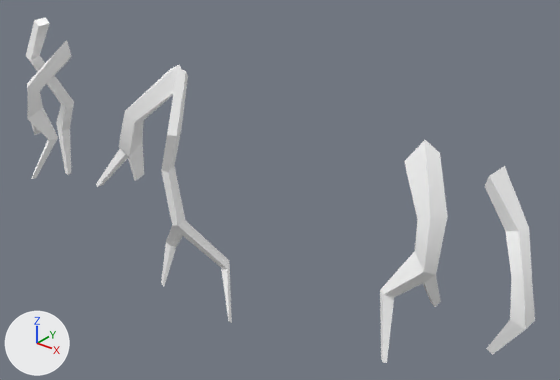
The glTF model public/siege/scifi/nature_SM_Terrain_GrassEdge_Roots_02.gltf, before and after one commit.
The view is the same before and after, from a camera (50 mm lens) standing at (3.1, -3.79, 2.04) and looking at (0.57, -0.62, 0.08). Lighting does not change. The marker at lower left points along +X, +Y and +Z. The first picture is the older version. Where no turn or scale is listed for an object, it has been applied to the vertices.

Objects in the first picture: 'SM_Terrain_GrassEdge_Roots_02'.
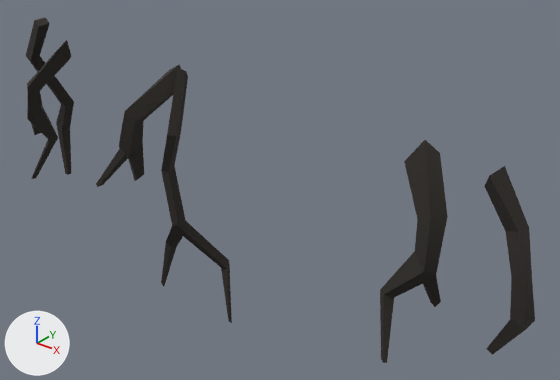
The edits, one by one:
Picture 'PolygonNature_04' (img_polygonnature_04) is new.
In material 'lambert1' (mat_lambert1), base_color is no longer (1.0, 1.0, 1.0), white #ffffff.
In material 'lambert1' (mat_lambert1), texture is now set to img_polygonnature_04.

Where the change shows, as pixel boxes [x1, y1, x2, y2] in the pictures (560 x 380 px):
'SM_Terrain_GrassEdge_Roots_02', surface changed
    both: [26, 17, 535, 363]
